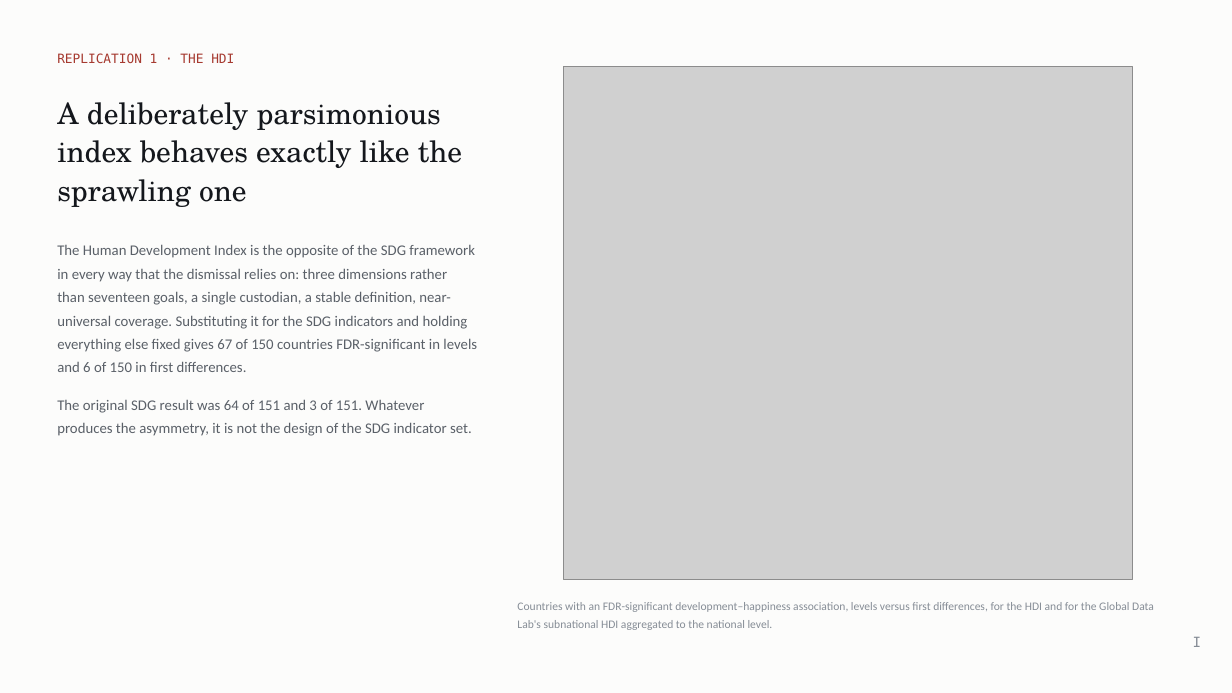
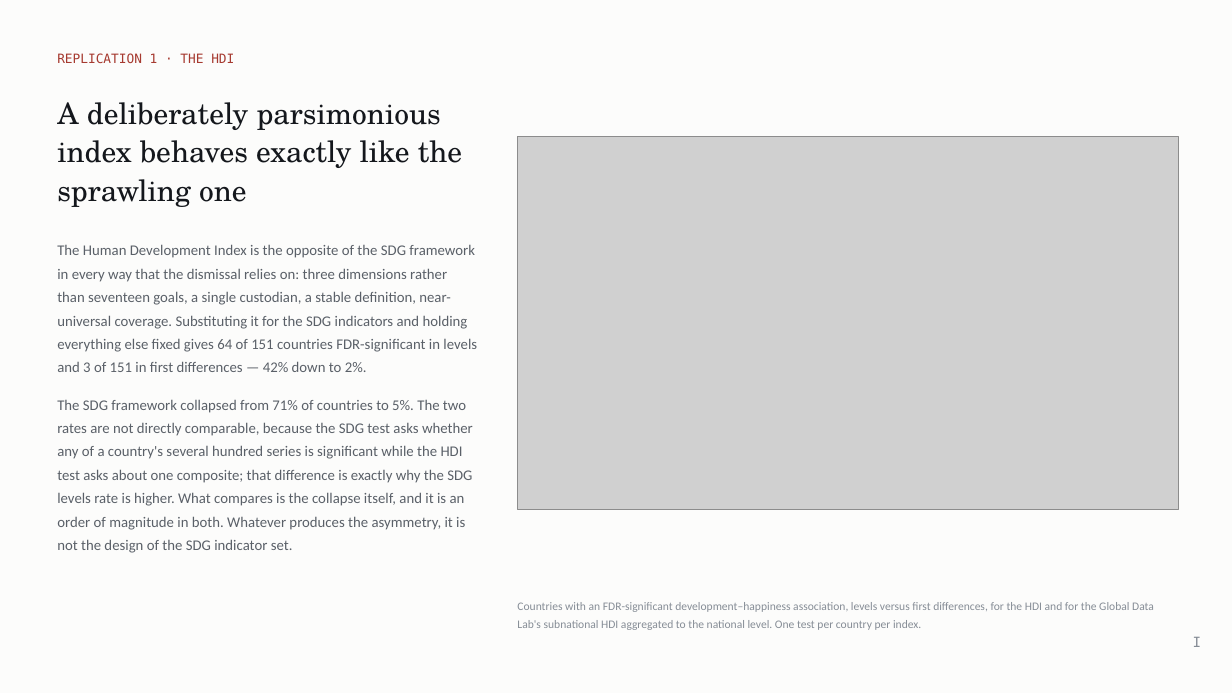
Before and after one commit to cwejnert/HDI-Happiness, a slide deck: slide 4 of deck/The_Education_Exception.pptx. Drawn at 1232x693 pixels with LibreOffice and Linux fonts; fonts in the diff are those of the drawing; grey boxes stand for pictures. Boxes give left, top, right and bottom in pixels: in the first picture for what was removed or moved away, otherwise in the second. Text is boxed around its words. In the diff, an @@ line names an element or a change of style, - is before the commit and + after.

```diff
--- a/deck/The_Education_Exception.pptx
+++ b/deck/The_Education_Exception.pptx
@@ picture: place and size @@
-picture at bbox=[563, 67, 1132, 579]
+picture at bbox=[518, 137, 1178, 509]
@@ text at bbox=[57, 244, 477, 553]: text changed @@
-The Human Development Index is the opposite of the SDG framework in every way that the dismissal relies on: three dimensions rather than seventeen goals, a single custodian, a stable definition, near-universal coverage. Substituting it for the SDG indicators and holding everything else fixed gives 67 of 150 countries FDR-significant in levels and 6 of 150 in first differences.
-The original SDG result was 64 of 151 and 3 of 151. Whatever produces the asymmetry, it is not the design of the SDG indicator set.
+The Human Development Index is the opposite of the SDG framework in every way that the dismissal relies on: three dimensions rather than seventeen goals, a single custodian, a stable definition, near-universal coverage. Substituting it for the SDG indicators and holding everything else fixed gives 64 of 151 countries FDR-significant in levels and 3 of 151 in first differences — 42% down to 2%.
+The SDG framework collapsed from 71% of countries to 5%. The two rates are not directly comparable, because the SDG test asks whether any of a country's several hundred series is significant while the HDI test asks about one composite; that difference is exactly why the SDG levels rate is higher. What compares is the collapse itself, and it is an order of magnitude in both. Whatever produces the asymmetry, it is not the design of the SDG indicator set.
@@ text at bbox=[517, 602, 1154, 630]: text changed @@
-Countries with an FDR-significant development–happiness association, levels versus first differences, for the HDI and for the Global Data Lab's subnational HDI aggregated to the national level.
+Countries with an FDR-significant development–happiness association, levels versus first differences, for the HDI and for the Global Data Lab's subnational HDI aggregated to the national level. One test per country per index.
```
Also in this commit, not shown: 8 other slides changed, 5 other files.
